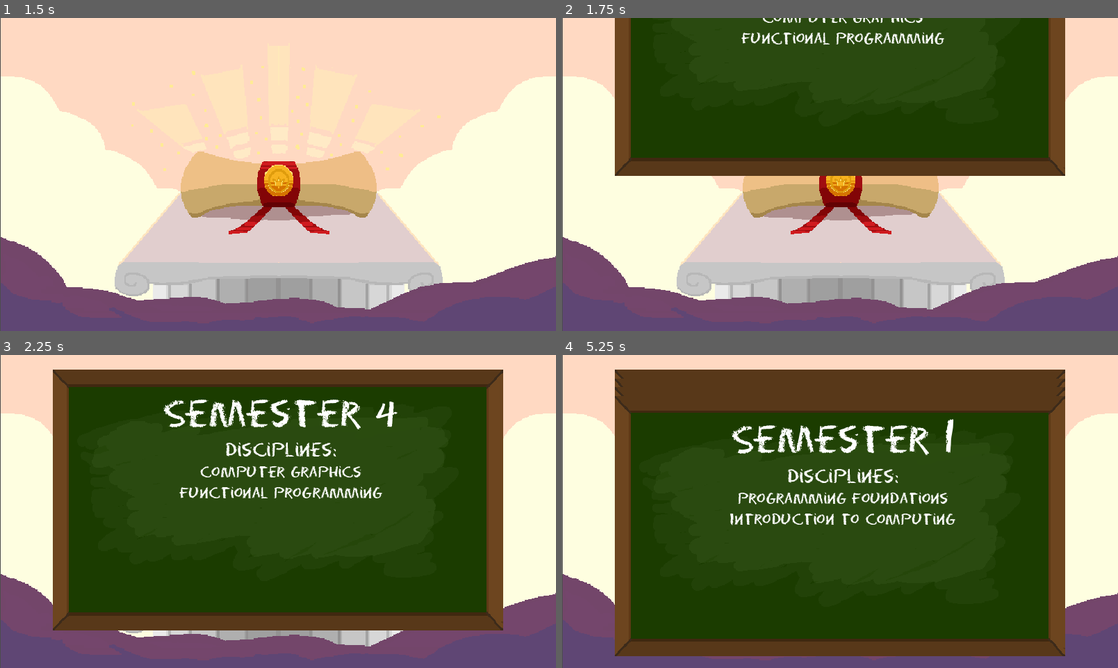
Above: before the commit, frames 1-4 (two rows, left to right).
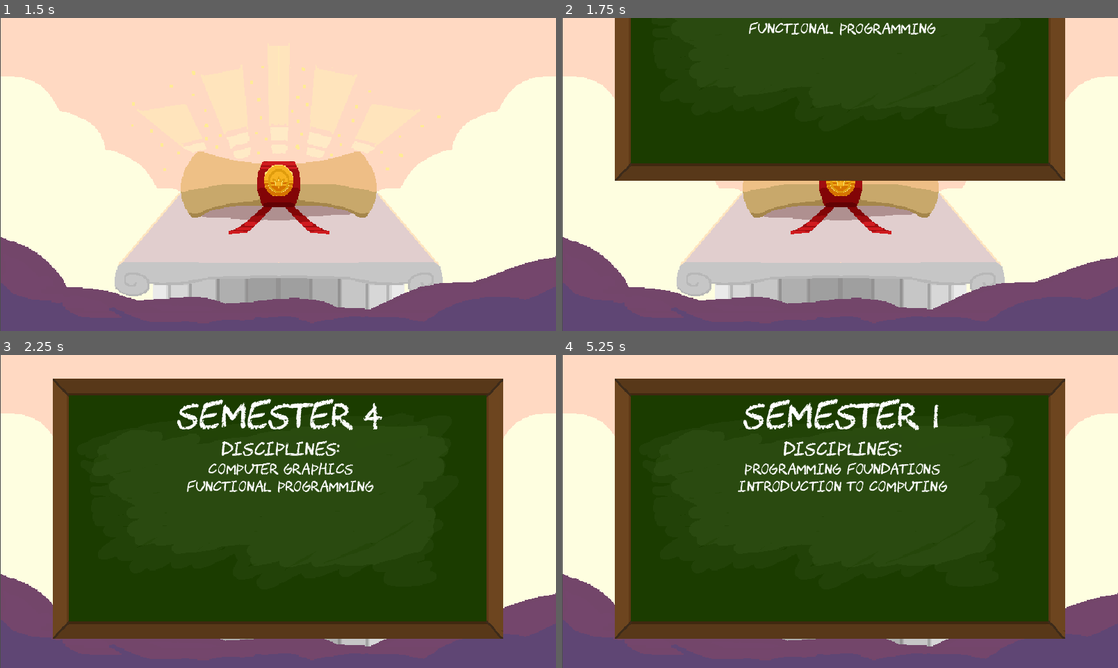
Above: after the commit, the same moments.

Repository: Dev-Hauffman/Magnum_Factum
Game: Godot game, scene res://scenes/main.tscn
Two runs of this game, one before a commit and one after it. Both use one fixed random seed, a clock stepped at 60 frames per second and the inputs below.
Inputs (mouse positions are in pixels of both pictures, inside the frame that each line leads up to):
- Up to frame 1 (1.5 s): click "Start Game" at 0.5 s; tap Enter at 1.25 s; move the mouse to (400, 158) at 1.27 s; press the mouse at (400, 158) at 1.28 s; hold Right (ui_right) from 1.28 s (still down)
- Up to frame 2 (1.75 s): keep holding Right (ui_right)
- Up to frame 3 (2.25 s): release Right (ui_right) at 2 s; release the mouse at (400, 495) at 2 s; drag from (166, 527) to (250, 574) at 2.02 s
- Up to frame 4 (5.25 s): move the mouse to (895, 442) at 2.77 s; hold Right (ui_right) 2.78-3.5 s; tap Mouse wheel up (zoom_in) at 2.85 s; tap Space at 3.5 s; drag from (812, 574) to (673, 464) at 3.52 s; move the mouse to (1006, 558) at 4.27 s; press the mouse at (1006, 558) at 4.28 s; hold Left (ui_left) 4.28-5 s; release the mouse at (1006, 558) at 5 s; drag from (673, 464) to (756, 433) at 5.02 s

Frame 1 is identical in both runs. In frame 2, 4.1% of the frame differs, in the area x 9-91%, y 0-52%; in frame 3, 13%; in frame 4, 20%, in the area x 9-91%, y 4-97%.

Commit message:
small changes on show semester

Diff:
--- a/scenes/show_semester/semester_info_container.gd
+++ b/scenes/show_semester/semester_info_container.gd
@@ -6,7 +6,7 @@
 
 var moving:bool = false
 var tween:Tween
-var font = load("res://resources/fonts/EraserRegular.ttf")
+var font = load("res://resources/fonts/chawp.ttf")
 
 
 @onready var semester_label = $MarginContainer/VBoxContainer/SemesterLabel
--- a/scenes/show_semester/semester_info_container.tscn
+++ b/scenes/show_semester/semester_info_container.tscn
@@ -2,7 +2,7 @@
 
 [ext_resource type="Script" path="res://scenes/show_semester/semester_info_container.gd" id="1_aaonv"]
 [ext_resource type="Texture2D" uid="uid://4482hons8bdk" path="res://resources/images/blackboard.png" id="1_m48ke"]
-[ext_resource type="FontFile" uid="uid://cq0swmvbyy2nc" path="res://resources/fonts/EraserRegular.ttf" id="3_8ohr2"]
+[ext_resource type="FontFile" uid="uid://j01lrvtlns0q" path="res://resources/fonts/chawp.ttf" id="3_t0tat"]
 
 [sub_resource type="StyleBoxTexture" id="StyleBoxTexture_t4brw"]
 texture = ExtResource("1_m48ke")
@@ -29,7 +29,7 @@
 
 [node name="SemesterLabel" type="Label" parent="MarginContainer/VBoxContainer"]
 layout_mode = 2
-theme_override_fonts/font = ExtResource("3_8ohr2")
+theme_override_fonts/font = ExtResource("3_t0tat")
 theme_override_font_sizes/font_size = 40
 text = "Semester 1"
 horizontal_alignment = 1
@@ -39,7 +39,7 @@
 
 [node name="Label" type="Label" parent="MarginContainer/VBoxContainer/DisciplinesContainer"]
 layout_mode = 2
-theme_override_fonts/font = ExtResource("3_8ohr2")
+theme_override_fonts/font = ExtResource("3_t0tat")
 theme_override_font_sizes/font_size = 20
 text = "Disciplines:"
 horizontal_alignment = 1
@@ -47,6 +47,6 @@
 [node name="Label2" type="Label" parent="MarginContainer/VBoxContainer/DisciplinesContainer"]
 visible = false
 layout_mode = 2
-theme_override_fonts/font = ExtResource("3_8ohr2")
+theme_override_fonts/font = ExtResource("3_t0tat")
 text = "Test"
 horizontal_alignment = 1
--- a/scenes/show_semester/show_semester.gd
+++ b/scenes/show_semester/show_semester.gd
@@ -5,6 +5,7 @@
 
 
 var boards:Array = []
+var wait_time:float = 5
 
 
 @onready var semester_info_position = $SemesterInfoPosition
@@ -39,9 +40,9 @@
 	for board in boards:
 		board.move_to(target)
 		move_child(board, boards.find(board))
-		target += 10
+		#target += 10
 		await get_tree().create_timer(1).timeout
 
 func finished_presentation():
-	await get_tree().create_timer(1).timeout
+	await get_tree().create_timer(wait_time).timeout
 	emit_signal("finished_displaying")
--- a/scenes/show_semester/show_semester.tscn
+++ b/scenes/show_semester/show_semester.tscn
@@ -15,4 +15,4 @@
 visible = false
 
 [node name="SemesterInfoPosition" type="Marker2D" parent="."]
-position = Vector2(104, 9)
+position = Vector2(104, 19)
Binary file removed: resources/fonts/EraserRegular.ttf
Binary file added: resources/fonts/chawp.ttf
Not shown, changed: resources/fonts/chawp.ttf.import
